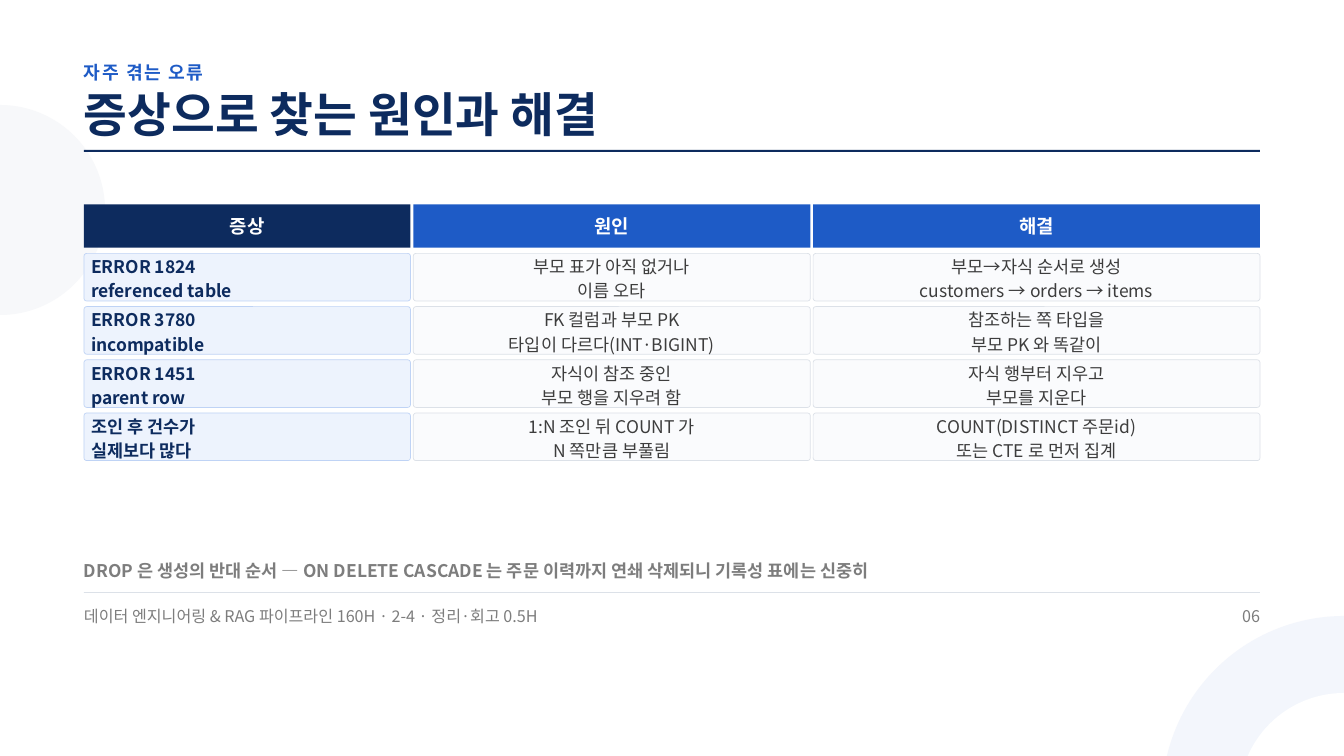
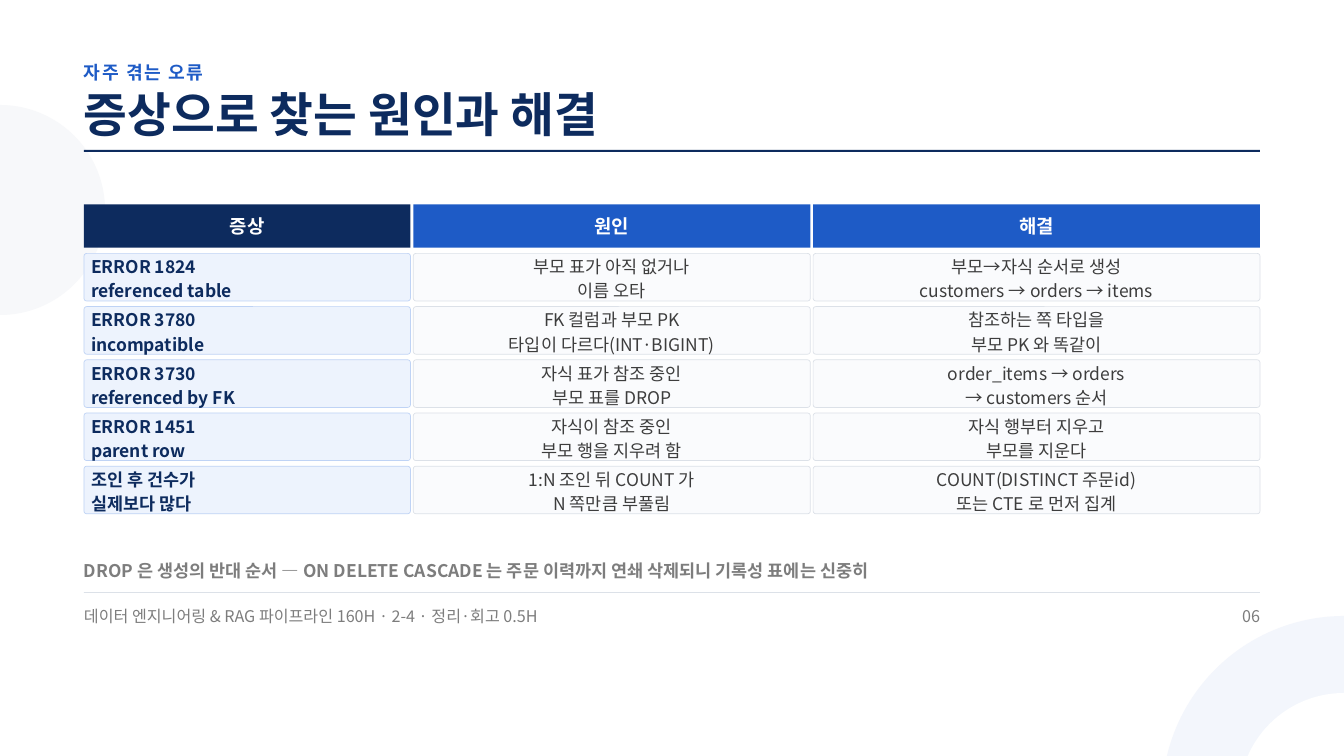
Before and after one commit to aebonlee/materials, a slide deck: slide 6 of data-eng/decks/w2d4s4.pptx. Drawn at 1344x756 pixels with LibreOffice and Linux fonts; fonts in the diff are those of the drawing. Boxes give left, top, right and bottom in pixels: in the first picture for what was removed or moved away, otherwise in the second. Text is boxed around its words. In the diff, an @@ line names an element or a change of style, - is before the commit and + after.

```diff
--- a/data-eng/decks/w2d4s4.pptx
+++ b/data-eng/decks/w2d4s4.pptx
@@ text added at <box>91,367,235,408</box>, 18.8 pt, text #0D2B5E, bold @@
+ERROR 3730
+referenced by FK
@@ text at <box>542,365,682,406</box>: text changed @@
-자식이 참조 중인
-부모 행을 지우려 함
+자식 표가 참조 중인
+부모 표를 DROP
@@ text added at <box>948,366,1126,406</box>, 18.8 pt, text #3D3D3D @@
+order_items → orders
+→ customers 순서
@@ text added at <box>542,418,682,459</box>, 18.8 pt, text #3D3D3D @@
+자식이 참조 중인
+부모 행을 지우려 함
@@ 5 texts: place and size @@
-5 texts at <box>91,365,1137,461</box>
+5 texts at <box>91,418,1137,512</box>
@@ rounded rectangle added at <box>84,466,411,514</box>, fill #EDF3FD, outline #BFD3F5 0.75 pt @@
@@ rounded rectangle added at <box>413,466,810,514</box>, fill #FAFBFD, outline #DCE1E8 0.75 pt @@
@@ rounded rectangle added at <box>813,466,1260,514</box>, fill #FAFBFD, outline #DCE1E8 0.75 pt @@
```
Also in this commit, not shown: 4 other slides changed, 11 other files.
